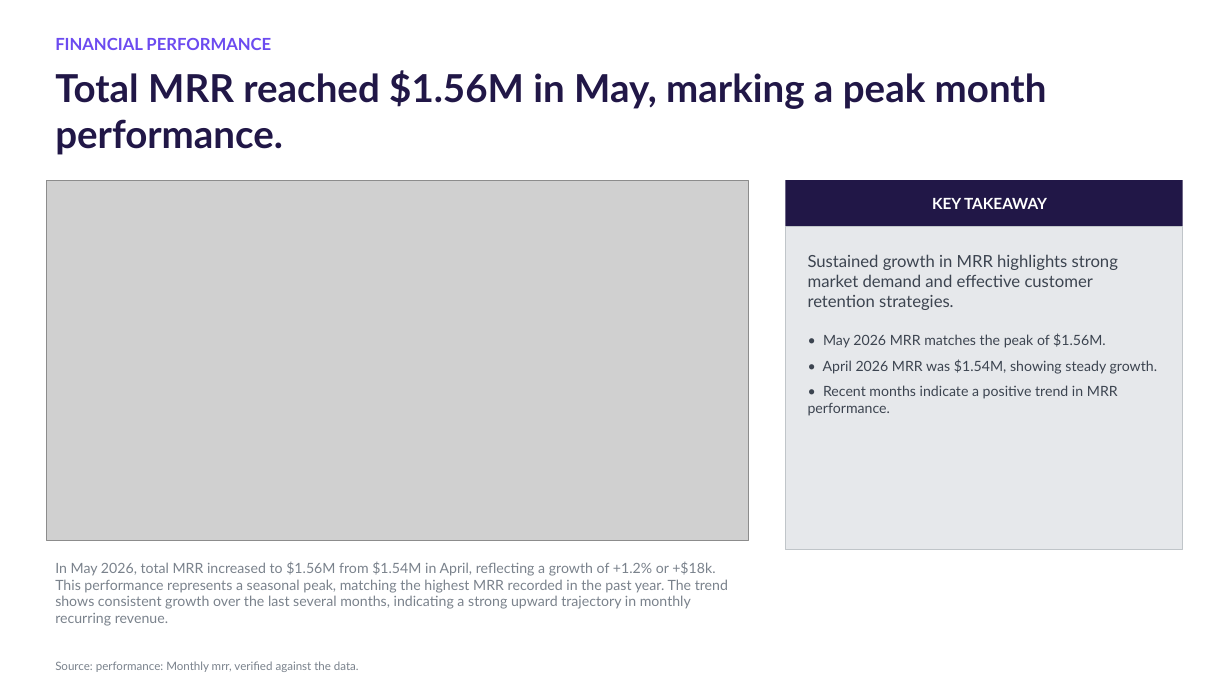
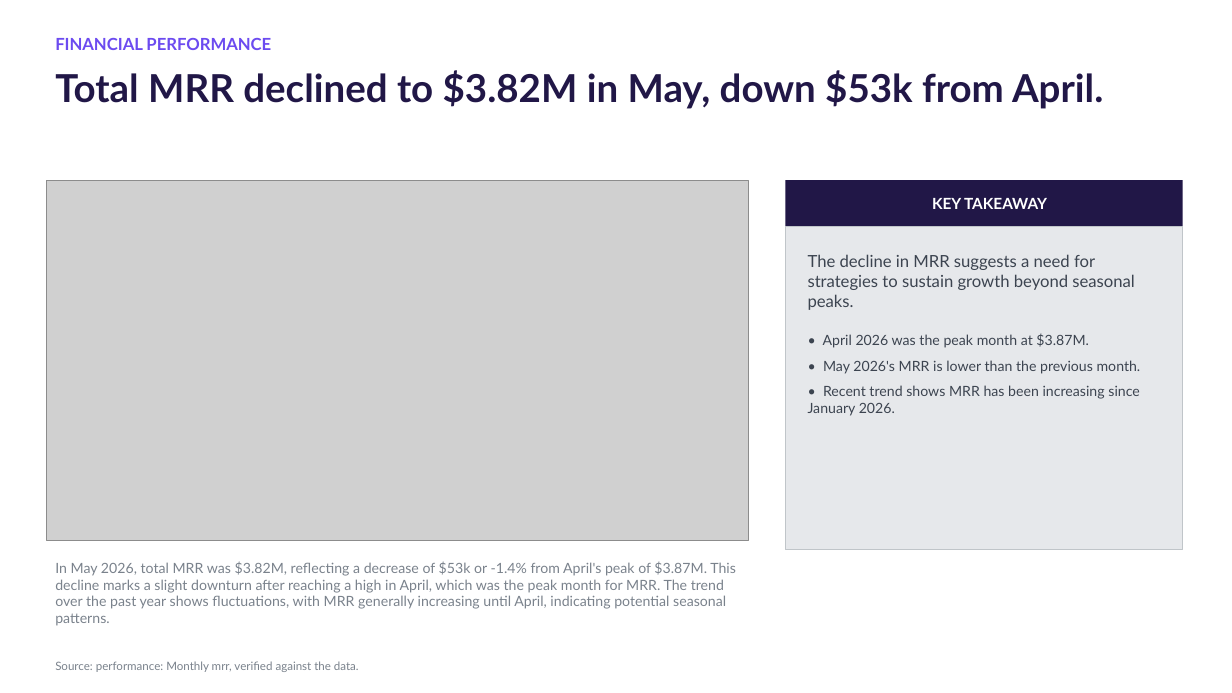
Before and after one commit to AronSarosi/ai-report-generator, a slide deck: slide 3 of app/examples/saas_metrics/report.pptx. Drawn at 1232x693 pixels with LibreOffice and Linux fonts; fonts in the diff are those of the drawing; grey boxes stand for pictures. Boxes give left, top, right and bottom in pixels: in the first picture for what was removed or moved away, otherwise in the second. Text is boxed around its words. In the diff, an @@ line names an element or a change of style, - is before the commit and + after.

```diff
--- a/app/examples/saas_metrics/report.pptx
+++ b/app/examples/saas_metrics/report.pptx
@@ text at bbox=[55, 70, 1103, 109]: text changed @@
-Total MRR reached $1.56M in May, marking a peak month performance.
+Total MRR declined to $3.82M in May, down $53k from April.
@@ text in rectangle at bbox=[808, 254, 1141, 416]: text changed @@
-Sustained growth in MRR highlights strong market demand and effective customer retention strategies.
-• May 2026 MRR matches the peak of $1.56M.
-• April 2026 MRR was $1.54M, showing steady growth.
-• Recent months indicate a positive trend in MRR performance.
+The decline in MRR suggests a need for strategies to sustain growth beyond seasonal peaks.
+• April 2026 was the peak month at $3.87M.
+• May 2026's MRR is lower than the previous month.
+• Recent trend shows MRR has been increasing since January 2026.
@@ text at bbox=[55, 561, 736, 626]: text changed @@
-In May 2026, total MRR increased to $1.56M from $1.54M in April, reflecting a growth of +1.2% or +$18k. This performance represents a seasonal peak, matching the highest MRR recorded in the past year. The trend shows consistent growth over the last several months, indicating a strong upward trajectory in monthly recurring revenue.
+In May 2026, total MRR was $3.82M, reflecting a decrease of $53k or -1.4% from April's peak of $3.87M. This decline marks a slight downturn after reaching a high in April, which was the peak month for MRR. The trend over the past year shows fluctuations, with MRR generally increasing until April, indicating potential seasonal patterns.
```
Also in this commit, not shown: 4 other slides changed, 1 slide added, 1 slide removed, 46 other files.
